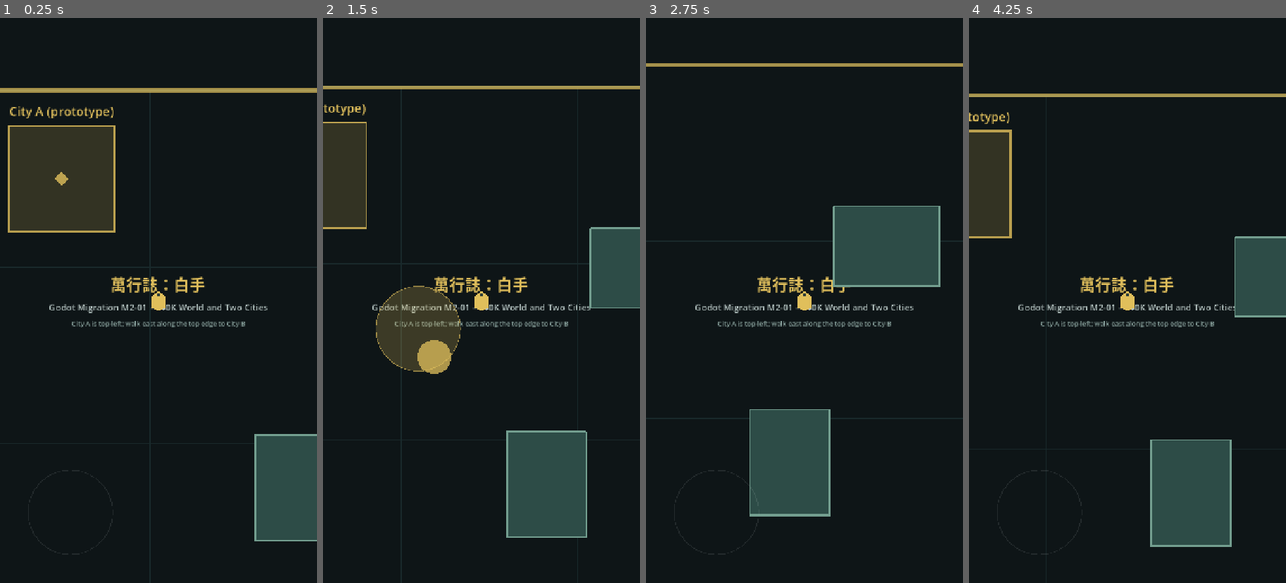
Above: before the commit, frames 1-4 (left to right).
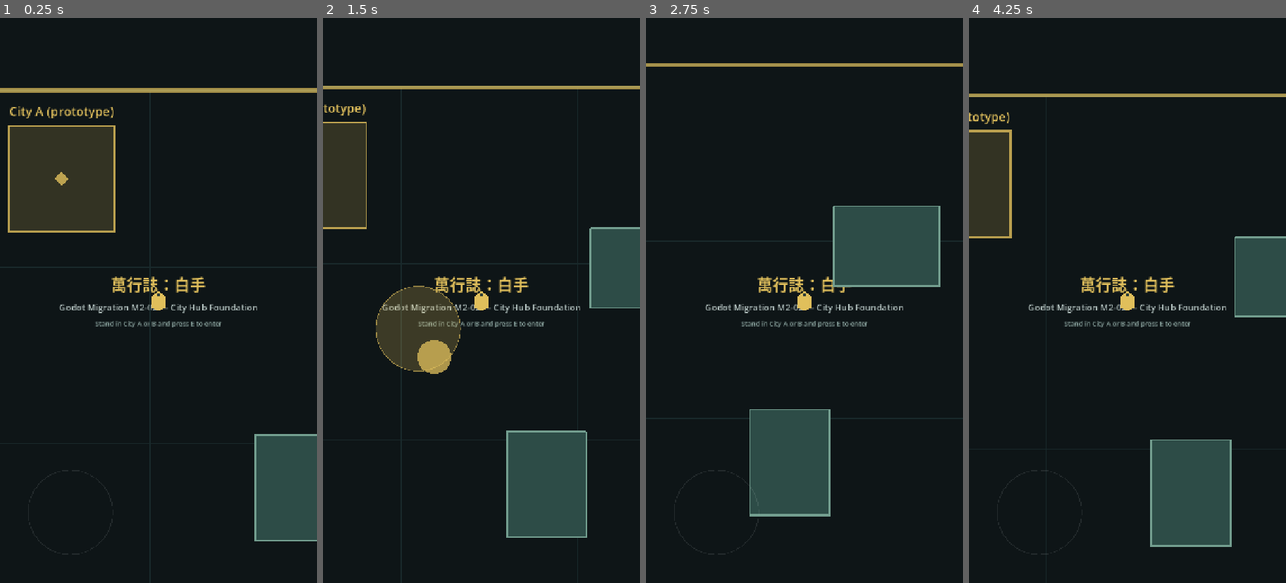
Above: after the commit, the same moments.

Repository: 8tdgdvs26d-netizen/project-gersang-mobile
Game: Godot game, scene res://scenes/main.tscn
Same seed, same stepped clock (60 frames per second), same inputs: the game is played once before the commit and once after it.
Inputs (mouse positions are in pixels of both pictures, inside the frame that each line leads up to):
- Up to frame 1 (0.25 s): no input
- Up to frame 2 (1.5 s): tap E (interact, bound only after the commit) at 0.5 s; move the mouse to (551, 272) at 0.52 s; hold D (move_right) 0.53-1.25 s; hold E (interact, bound only after the commit) 0.53-1.25 s; click (551, 272) at 0.67 s; drag from (418, 328) to (465, 413) at 1.27 s
- Up to frame 3 (2.75 s): tap E (interact, bound only after the commit) at 2 s; move the mouse to (836, 176) at 2.02 s; hold D (move_right) from 2.03 s (still down); hold E (interact, bound only after the commit) from 2.03 s (still down)
- Up to frame 4 (4.25 s): release D (move_right) at 2.75 s; release E (interact, bound only after the commit) at 2.75 s; drag from (1111, 413) to (1032, 215) at 2.77 s; tap E (interact, bound only after the commit) at 3.5 s; move the mouse to (1222, 385) at 3.52 s; hold A (move_left) from 3.53 s (still down); hold E (interact, bound only after the commit) from 3.53 s (still down)

The runs differ from the first frame. In frame 1, 1.0% of the frame differs, in the area x 15-85%, y 45-55%; in frame 2, 0.9%; in frame 3, 0.9%; in frame 4, 1.0%, in the area x 15-84%, y 45-55%.

Commit message:
feat(godot): add M2-02 city hub foundation
Add explicit World -> City -> World transitions for cities A and B through
one shared prototype City Hub overlay. A new interact action enters only
inside a city trigger; Leave City returns the player to that city's return
point. City C/D stay reserved. Movement, joystick and camera code unchanged.

Co-Authored-By: Claude Opus 5.5 <noreply@anthropic.com>
Claude-Session: https://claude.ai/code/session_01CPuDgFREwJNYYd7guvJZ5v

Diff:
--- a/godot/project.godot
+++ b/godot/project.godot
@@ -41,6 +41,10 @@
 "deadzone": 0.2,
 "events": [Object(InputEventKey,"physical_keycode":83,"unicode":115)]
 }
+interact={
+"deadzone": 0.2,
+"events": [Object(InputEventKey,"physical_keycode":69,"unicode":101)]
+}
 
 [rendering]
 
--- /dev/null
+++ b/godot/scenes/city_hub.tscn
@@ -0,0 +1,47 @@
+[gd_scene load_steps=2 format=3]
+
+[ext_resource type="Script" path="res://scripts/city_hub.gd" id="1_hub"]
+
+[node name="CityHub" type="CanvasLayer"]
+layer = 20
+script = ExtResource("1_hub")
+
+[node name="Background" type="ColorRect" parent="."]
+anchors_preset = 15
+anchor_right = 1.0
+anchor_bottom = 1.0
+grow_horizontal = 2
+grow_vertical = 2
+color = Color(0.07, 0.1, 0.11, 1)
+
+[node name="Center" type="CenterContainer" parent="."]
+anchors_preset = 15
+anchor_right = 1.0
+anchor_bottom = 1.0
+grow_horizontal = 2
+grow_vertical = 2
+
+[node name="Content" type="VBoxContainer" parent="Center"]
+theme_override_constants/separation = 20
+
+[node name="CityLabel" type="Label" parent="Center/Content"]
+theme_override_colors/font_color = Color(0.88, 0.75, 0.36, 1)
+theme_override_font_sizes/font_size = 44
+horizontal_alignment = 1
+
+[node name="TitleLabel" type="Label" parent="Center/Content"]
+theme_override_colors/font_color = Color(0.73, 0.79, 0.78, 1)
+theme_override_font_sizes/font_size = 26
+text = "Prototype City Hub"
+horizontal_alignment = 1
+
+[node name="NoteLabel" type="Label" parent="Center/Content"]
+theme_override_colors/font_color = Color(0.55, 0.65, 0.63, 1)
+theme_override_font_sizes/font_size = 16
+text = "Developer prototype — no facilities yet"
+horizontal_alignment = 1
+
+[node name="LeaveButton" type="Button" parent="Center/Content"]
+custom_minimum_size = Vector2(240, 72)
+theme_override_font_sizes/font_size = 24
+text = "Leave City"
--- a/godot/scenes/city_marker.tscn
+++ b/godot/scenes/city_marker.tscn
@@ -42,5 +42,5 @@
 offset_bottom = 168.0
 theme_override_colors/font_color = Color(0.73, 0.79, 0.78, 1)
 theme_override_font_sizes/font_size = 22
-text = "Enter City"
+text = "Enter City (E)"
 horizontal_alignment = 1
--- a/godot/scenes/main.tscn
+++ b/godot/scenes/main.tscn
@@ -7,6 +7,7 @@
 [ext_resource type="PackedScene" path="res://scenes/touch_joystick.tscn" id="5_joystick"]
 [ext_resource type="Script" path="res://scripts/world_grid.gd" id="6_grid"]
 [ext_resource type="PackedScene" path="res://scenes/city_marker.tscn" id="7_city"]
+[ext_resource type="PackedScene" path="res://scenes/city_hub.tscn" id="8_hub"]
 
 [node name="Main" type="Node2D"]
 script = ExtResource("1_main")
@@ -72,11 +73,13 @@
 [node name="Subtitle" type="Label" parent="Interface/Content/Status"]
 theme_override_colors/font_color = Color(0.73, 0.79, 0.78, 1)
 theme_override_font_sizes/font_size = 20
-text = "Godot Migration M2-01 — 40K World and Two Cities"
+text = "Godot Migration M2-02 — City Hub Foundation"
 horizontal_alignment = 1
 
 [node name="Scope" type="Label" parent="Interface/Content/Status"]
 theme_override_colors/font_color = Color(0.55, 0.65, 0.63, 1)
 theme_override_font_sizes/font_size = 15
-text = "City A is top-left; walk east along the top edge to City B"
+text = "Stand in City A or B and press E to enter"
 horizontal_alignment = 1
+
+[node name="CityHub" parent="." instance=ExtResource("8_hub")]
--- /dev/null
+++ b/godot/scripts/city_hub.gd
@@ -0,0 +1,41 @@
+class_name CityHub
+extends CanvasLayer
+
+## Shared prototype City Hub overlay used by every active city. It only shows
+## which city is open and requests leaving; facilities belong to later packages.
+
+signal leave_requested
+
+var city_id := ""
+
+@onready var _city_label := $Center/Content/CityLabel as Label
+@onready var _leave_button := $Center/Content/LeaveButton as Button
+
+
+func _ready() -> void:
+	visible = false
+	_leave_button.pressed.connect(_on_leave_pressed)
+
+
+func open(opened_city_id: String) -> void:
+	city_id = opened_city_id
+	_city_label.text = "[ City %s ]" % city_id
+	visible = true
+
+
+func close() -> void:
+	city_id = ""
+	_city_label.text = ""
+	visible = false
+
+
+func is_open() -> bool:
+	return visible
+
+
+func get_city_label_text() -> String:
+	return _city_label.text
+
+
+func _on_leave_pressed() -> void:
+	leave_requested.emit()
--- a/godot/scripts/city_marker.gd
+++ b/godot/scripts/city_marker.gd
@@ -24,6 +24,15 @@
 	return _player_inside
 
 
+## Direct geometric check of a body rectangle against the trigger circle.
+## The Area2D overlap only updates a few physics frames after a teleport,
+## so entry also checks where the player actually is right now.
+func trigger_overlaps(rect: Rect2) -> bool:
+	var radius := (($TriggerShape as CollisionShape2D).shape as CircleShape2D).radius
+	var closest := global_position.clamp(rect.position, rect.end)
+	return closest.distance_to(global_position) <= radius
+
+
 func _on_body_entered(body: Node2D) -> void:
 	if body is Player:
 		_player_inside = true
--- a/godot/scripts/main.gd
+++ b/godot/scripts/main.gd
@@ -1,7 +1,75 @@
 extends Node2D
 
-const BOOTSTRAP_VERSION := "M2-01"
+## Minimal world/city state controller. The world scene stays loaded; entering
+## a city pauses world movement and shows the shared City Hub overlay.
+
+const BOOTSTRAP_VERSION := "M2-02"
+
+var current_city_id := ""
+var _city_markers := {}
+
+@onready var _player := $Actors/Player as Player
+@onready var _joystick := $TouchControls/Joystick as TouchJoystick
+@onready var _city_hub := $CityHub as CityHub
 
 
 func _ready() -> void:
-	print("Myrial: Unwritten ", BOOTSTRAP_VERSION, " 40K world and two corner cities ready")
+	for child in $Cities.get_children():
+		if child is CityMarker and child.city_id in WorldLayout.ACTIVE_CITY_IDS:
+			_city_markers[child.city_id] = child
+	_city_hub.leave_requested.connect(leave_city)
+	print("Myrial: Unwritten ", BOOTSTRAP_VERSION, " city hub foundation ready")
+
+
+func _unhandled_input(event: InputEvent) -> void:
+	if event.is_action_pressed("interact") and not is_in_city():
+		if try_enter_city():
+			get_viewport().set_input_as_handled()
+
+
+func is_in_city() -> bool:
+	return current_city_id != ""
+
+
+## Enters whichever active city trigger the player is standing in.
+func try_enter_city() -> bool:
+	for city_id in _city_markers:
+		if enter_city(city_id):
+			return true
+	return false
+
+
+func enter_city(city_id: String) -> bool:
+	if is_in_city() or not _city_markers.has(city_id):
+		return false
+	var marker := _city_markers[city_id] as CityMarker
+	if not (marker.is_player_inside() and marker.trigger_overlaps(_player_body_rect())):
+		return false
+	current_city_id = city_id
+	_set_world_active(false)
+	_city_hub.open(city_id)
+	return true
+
+
+func leave_city() -> bool:
+	if not is_in_city():
+		return false
+	var city_id := current_city_id
+	current_city_id = ""
+	_city_hub.close()
+	_player.global_position = WorldLayout.CITY_RETURN_POINTS[city_id]
+	_set_world_active(true)
+	return true
+
+
+func _player_body_rect() -> Rect2:
+	var shape := _player.get_node("CollisionShape") as CollisionShape2D
+	var size := (shape.shape as RectangleShape2D).size
+	return Rect2(shape.global_position - size / 2.0, size)
+
+
+func _set_world_active(active: bool) -> void:
+	_joystick.release()
+	_joystick.set_process_input(active)
+	_player.velocity = Vector2.ZERO
+	_player.set_physics_process(active)
--- a/godot/scripts/world_layout.gd
+++ b/godot/scripts/world_layout.gd
@@ -19,3 +19,10 @@
 }
 const ACTIVE_CITY_IDS := ["A", "B"]
 const RESERVED_CITY_IDS := ["C", "D"]
+
+## Where the player reappears in the world after leaving each active city:
+## beside the city on the A-B route, outside its entry trigger and collision.
+const CITY_RETURN_POINTS := {
+	"A": Vector2(540.0, 200.0),
+	"B": Vector2(39460.0, 200.0),
+}
--- /dev/null
+++ b/godot/tests/verify_m2_02.gd
@@ -0,0 +1,253 @@
+extends SceneTree
+
+const CYCLE_SEQUENCE := ["A", "A", "A", "B", "B", "B", "A", "B", "A", "B"]
+
+var _checks := 0
+var _failures := 0
+var _main: Node2D
+var _player: Player
+var _joystick: TouchJoystick
+var _hub: CityHub
+var _city_a: CityMarker
+var _city_b: CityMarker
+
+
+func _initialize() -> void:
+	var main_scene := load("res://scenes/main.tscn") as PackedScene
+	_check(main_scene != null, "Main world scene must load")
+	_main = main_scene.instantiate()
+	root.add_child(_main)
+	await _settle()
+
+	_player = _main.get_node("Actors/Player") as Player
+	_joystick = _main.get_node("TouchControls/Joystick") as TouchJoystick
+	_hub = _main.get_node_or_null("CityHub") as CityHub
+	_city_a = _main.get_node_or_null("Cities/CityA") as CityMarker
+	_city_b = _main.get_node_or_null("Cities/CityB") as CityMarker
+
+	_verify_structure()
+	_verify_unchanged_world()
+	await _verify_negative_cases()
+	await _verify_return_points()
+	await _verify_city_a_via_input()
+	await _verify_city_b()
+	await _verify_travel_a_to_b()
+	await _verify_repeated_cycles()
+
+	if _failures == 0:
+		print("M2-02 city hub foundation verification passed (%d checks)" % _checks)
+	quit(1 if _failures > 0 else 0)
+
+
+func _verify_structure() -> void:
+	_check(_city_a != null and _city_b != null, "City A and City B markers must exist")
+	_check(_hub != null, "Main scene must contain the shared City Hub")
+	_check(InputMap.has_action("interact"), "Interact action must exist")
+	_check(_main.has_method("try_enter_city") and _main.has_method("enter_city"), "Enter must be callable")
+	_check(_main.has_method("leave_city"), "Leave must be callable")
+	_check(not _main.is_in_city() and not _hub.is_open(), "Game must start in the world")
+	_check(_count_hubs(root) == 1, "Exactly one City Hub instance must exist")
+	_check(_count_bodies(root) == 1, "Exactly one player body must exist")
+
+
+func _verify_unchanged_world() -> void:
+	_check(WorldLayout.WORLD_SIZE == Vector2(40000.0, 40000.0), "World must stay 40K")
+	_check(WorldLayout.CITY_A == Vector2(200.0, 200.0) and WorldLayout.CITY_B == Vector2(39800.0, 200.0), "City anchors must not change")
+	_check(_player.move_speed == 220.0, "Movement speed must stay 220")
+	_check(_player._touch_joystick == _joystick, "Joystick must stay wired to the player")
+	var player_source := FileAccess.get_file_as_string("res://scripts/player.gd")
+	_check(player_source.count("move_and_slide()") == 1, "Player must keep one move_and_slide route")
+	var joystick_source := FileAccess.get_file_as_string("res://scripts/touch_joystick.gd")
+	_check(not joystick_source.contains("City"), "Joystick script must not know about cities")
+
+
+func _verify_negative_cases() -> void:
+	var spawn := _player.global_position
+	_check(not _city_a.is_player_inside() and not _city_b.is_player_inside(), "Spawn must be outside city triggers")
+	_check(not _main.try_enter_city(), "Enter must fail outside any city trigger")
+	_check(not _main.enter_city("A"), "Enter A must fail outside the City A trigger")
+	_check(not _main.is_in_city() and not _hub.is_open(), "Failed enter must leave the world state untouched")
+
+	await _place(WorldLayout.CITY_A)
+	for invalid_id in ["", "Z", "C", "D", "a"]:
+		_check(not _main.enter_city(invalid_id), "Invalid or reserved city '%s' must not open the hub" % invalid_id)
+	_check(not _main.enter_city("B"), "Standing in City A must not enter City B")
+	_check(not _main.is_in_city(), "Rejected enters must not change the current city")
+
+	_player.global_position = spawn
+	_check(not _main.leave_city(), "Leave must fail while already in the world")
+	_check(_player.global_position == spawn and not _main.is_in_city(), "Leave in the world must not move the player or change state")
+	await _settle()
+
+
+func _verify_return_points() -> void:
+	_check(WorldLayout.CITY_RETURN_POINTS.keys() == ["A", "B"], "Only active cities may have return points")
+	for city_id in WorldLayout.CITY_RETURN_POINTS:
+		var point: Vector2 = WorldLayout.CITY_RETURN_POINTS[city_id]
+		_check(WorldBoundary.BOUNDS.has_point(point), "City %s return point must be inside the world" % city_id)
+		_check(point.distance_to(WorldLayout.CITY_ANCHORS[city_id]) < 600.0, "City %s return point must be near its city" % city_id)
+		await _place(point)
+		_check(not _city_a.is_player_inside() and not _city_b.is_player_inside(), "City %s return point must be outside every trigger" % city_id)
+		_check(not _player.test_move(_player.global_transform, Vector2(0.5, 0.0)), "City %s return point must not overlap collision" % city_id)
+
+
+func _verify_city_a_via_input() -> void:
+	await _place(WorldLayout.CITY_A)
+	_check(_city_a.is_player_inside(), "Player must be inside the City A trigger")
+	_check(not _main.is_in_city(), "Standing in a trigger must not force entry")
+
+	var interact := InputEventAction.new()
+	interact.action = "interact"
+	interact.pressed = true
+	Input.parse_input_event(interact)
+	await process_frame
+	await process_frame
+	var release := InputEventAction.new()
+	release.action = "interact"
+	release.pressed = false
+	Input.parse_input_event(release)
+	await process_frame
+
+	_check(_main.current_city_id == "A", "Interact inside City A must enter City A")
+	_verify_hub_shows("A")
+	await _verify_world_paused()
+	_check(not _main.enter_city("B") and _main.current_city_id == "A", "Enter while in a hub must be rejected")
+
+	(_hub.get_node("Center/Content/LeaveButton") as Button).pressed.emit()
+	await _verify_returned_to("A")
+
+
+func _verify_city_b() -> void:
+	await _place(WorldLayout.CITY_B)
+	_check(_main.try_enter_city(), "Enter must succeed inside City B")
+	_check(_main.current_city_id == "B", "Hub current city must be B")
+	_verify_hub_shows("B")
+	_check(_main.leave_city(), "Leave B must succeed")
+	await _verify_returned_to("B")
+
+
+func _verify_travel_a_to_b() -> void:
+	await _place(WorldLayout.CITY_A)
+	_check(_main.try_enter_city() and _main.current_city_id == "A", "Travel test must start by entering A")
+	_check(_main.leave_city(), "Travel test must leave A")
+	await _verify_returned_to("A")
+
+	# Travel: approach City B from the west and walk into its trigger.
+	_player.global_position = WorldLayout.CITY_B - Vector2(420.0, 0.0)
+	await _settle()
+	Input.action_press("move_right")
+	for frame in range(180):
+		await physics_frame
+		if _city_b.is_player_inside():
+			break
+	Input.action_release("move_right")
+	await _settle()
+	_check(_city_b.is_player_inside(), "Walking east must reach the City B trigger")
+	_check(_main.try_enter_city() and _main.current_city_id == "B", "After travelling, enter must open City B")
+	_verify_hub_shows("B")
+	_check(_main.leave_city(), "After travelling, leave B must succeed")
+	await _verify_returned_to("B")
+
+
+func _verify_repeated_cycles() -> void:
+	var cycles_ok := true
+	for city_id in CYCLE_SEQUENCE:
+		await _place(WorldLayout.CITY_ANCHORS[city_id])
+		var entered: bool = _main.try_enter_city()
+		var shown_ok: bool = _main.current_city_id == city_id and _hub.city_id == city_id \
+			and _hub.get_city_label_text() == "[ City %s ]" % city_id
+		var left: bool = _main.leave_city()
+		var returned_ok: bool = _player.global_position == WorldLayout.CITY_RETURN_POINTS[city_id]
+		await _settle()
+		var reset_ok: bool = not _main.is_in_city() and not _hub.is_open() and _hub.city_id == "" \
+			and _player.is_physics_processing() and _joystick.is_processing_input() \
+			and not _city_a.is_player_inside() and not _city_b.is_player_inside()
+		if not (entered and shown_ok and left and returned_ok and reset_ok):
+			cycles_ok = false
+			push_error("FAILED: transition cycle for City %s" % city_id)
+	_check(cycles_ok, "All %d enter/leave cycles must succeed" % CYCLE_SEQUENCE.size())
+	_check(_count_hubs(root) == 1, "Repeated transitions must not leak City Hub instances")
+	_check(_count_bodies(root) == 1, "Repeated transitions must not duplicate the player")
+	_check(_hub.leave_requested.get_connections().size() == 1, "Leave signal must stay connected exactly once")
+	var leave_button := _hub.get_node("Center/Content/LeaveButton") as Button
+	_check(leave_button.pressed.get_connections().size() == 1, "Leave button must stay connected exactly once")
+	_check(_city_a.body_entered.get_connections().size() == 1 and _city_b.body_entered.get_connections().size() == 1, "City triggers must not gain duplicate connections")
+	_check(_player._touch_joystick == _joystick and _player.move_speed == 220.0, "Movement wiring must survive repeated transitions")
+
+
+func _verify_hub_shows(city_id: String) -> void:
+	var other := "B" if city_id == "A" else "A"
+	_check(_hub.is_open(), "City Hub must be active after entering %s" % city_id)
+	_check(_hub.city_id == city_id, "Hub current city must be %s" % city_id)
+	_check(_hub.get_city_label_text() == "[ City %s ]" % city_id, "Hub must display City %s" % city_id)
+	_check(not _hub.get_city_label_text().contains(other), "Hub for %s must not display City %s" % [city_id, other])
+
+
+func _verify_world_paused() -> void:
+	_check(not _player.is_physics_processing(), "World movement must pause while the hub is open")
+	_check(not _joystick.is_processing_input(), "Joystick must ignore touches while the hub is open")
+	var before := _player.global_position
+	Input.action_press("move_right")
+	for frame in range(10):
+		await physics_frame
+	Input.action_release("move_right")
+	_check(_player.global_position == before, "Keyboard must not move the player while in the hub")
+
+
+func _verify_returned_to(city_id: String) -> void:
+	var marker := _city_a if city_id == "A" else _city_b
+	var other_anchor: Vector2 = WorldLayout.CITY_B if city_id == "A" else WorldLayout.CITY_A
+	_check(not _main.is_in_city() and not _hub.is_open(), "Leave %s must return to the world" % city_id)
+	_check(_hub.city_id == "", "Leave %s must clear the hub city" % city_id)
+	_check(_player.global_position == WorldLayout.CITY_RETURN_POINTS[city_id], "Leave %s must use its return point" % city_id)
+	_check(_player.global_position.distance_to(other_anchor) > 30000.0, "Leave %s must not return near the other city" % city_id)
+	_check(not _main.try_enter_city() and not _main.is_in_city(), "Leave %s must not re-enter before physics catches up" % city_id)
+	await _settle()
+	_check(not marker.is_player_inside(), "Leave %s must not land inside its trigger" % city_id)
+	_check(not _main.try_enter_city(), "Leave %s must not immediately re-enter" % city_id)
+	_check(_player.is_physics_processing() and _joystick.is_processing_input(), "Leave %s must restore world input" % city_id)
+
+	var camera := _player.get_node("Camera") as Camera2D
+	_check(camera.enabled and camera.is_current(), "Leave %s must keep the player camera active" % city_id)
+	var before := _player.global_position
+	Input.action_press("move_down")
+	for frame in range(10):
+		await physics_frame
+	Input.action_release("move_down")
+	_check(_player.global_position.y > before.y, "Movement must work after leaving %s" % city_id)
+	_check(camera.global_position.is_equal_approx(_player.global_position + Vector2(0.0, -24.0)), "Camera must follow after leaving %s" % city_id)
+	_player.global_position = before
+	await _settle()
+
+
+func _place(position: Vector2) -> void:
+	_player.global_position = position
+	await _settle()
+
+
+func _settle() -> void:
+	# Area2D overlaps update a few physics frames after a teleport.
+	for frame in range(4):
+		await physics_frame
+	await process_frame
+
+
+func _count_hubs(node: Node) -> int:
+	var total := 1 if node is CityHub else 0
+	for child in node.get_children():
+		total += _count_hubs(child)
+	return total
+
+
+func _count_bodies(node: Node) -> int:
+	var total := 1 if node is CharacterBody2D else 0
+	for child in node.get_children():
+		total += _count_bodies(child)
+	return total
+
+
+func _check(condition: bool, message: String) -> void:
+	_checks += 1
+	if not condition:
+		_failures += 1
+		push_error("FAILED: " + message)
Not shown: 1 places in godot/scenes/main.tscn that only renumber resources
